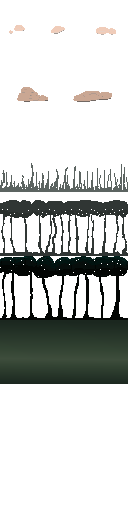
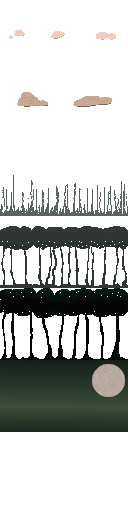
Before/after of a 128 x 512 layered artwork. What changed in the layer stack:
added layer "moon" above "Layer" over [92, 364, 125, 397]
painted on "Layer" over [0, 25, 128, 432]
